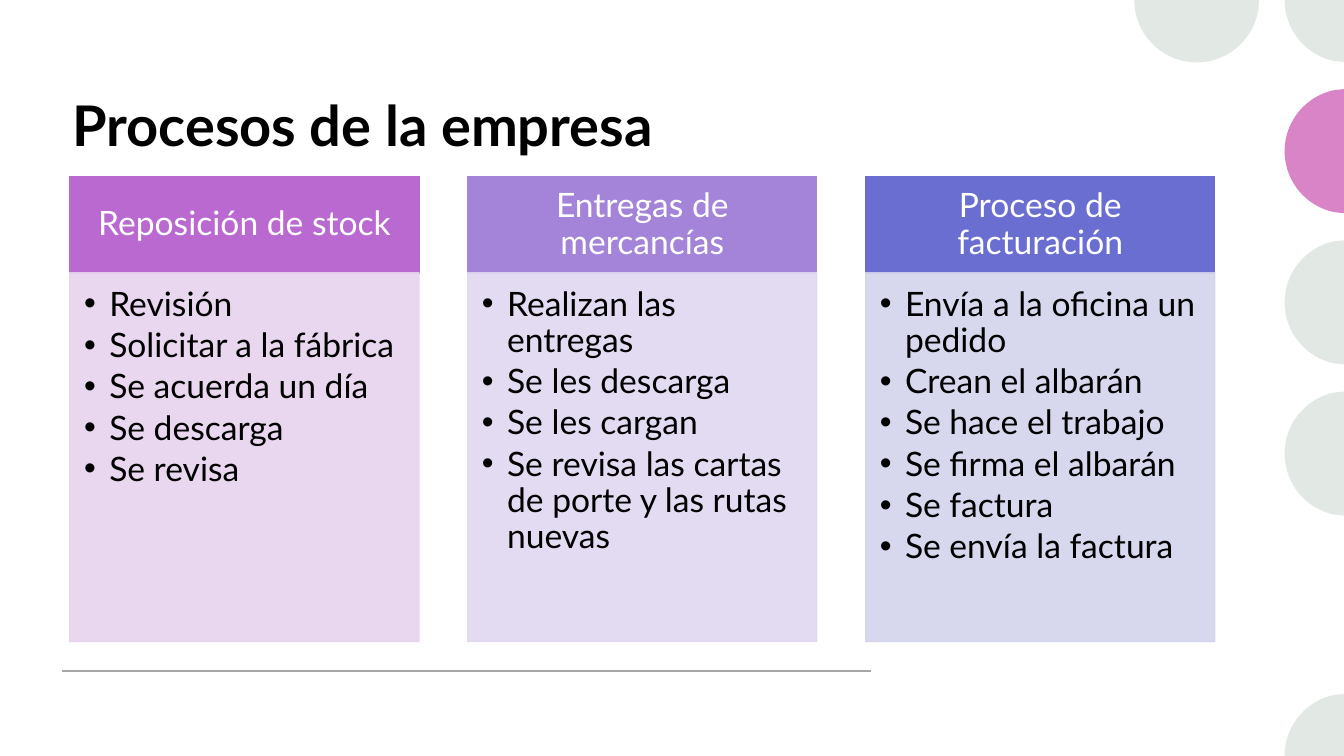
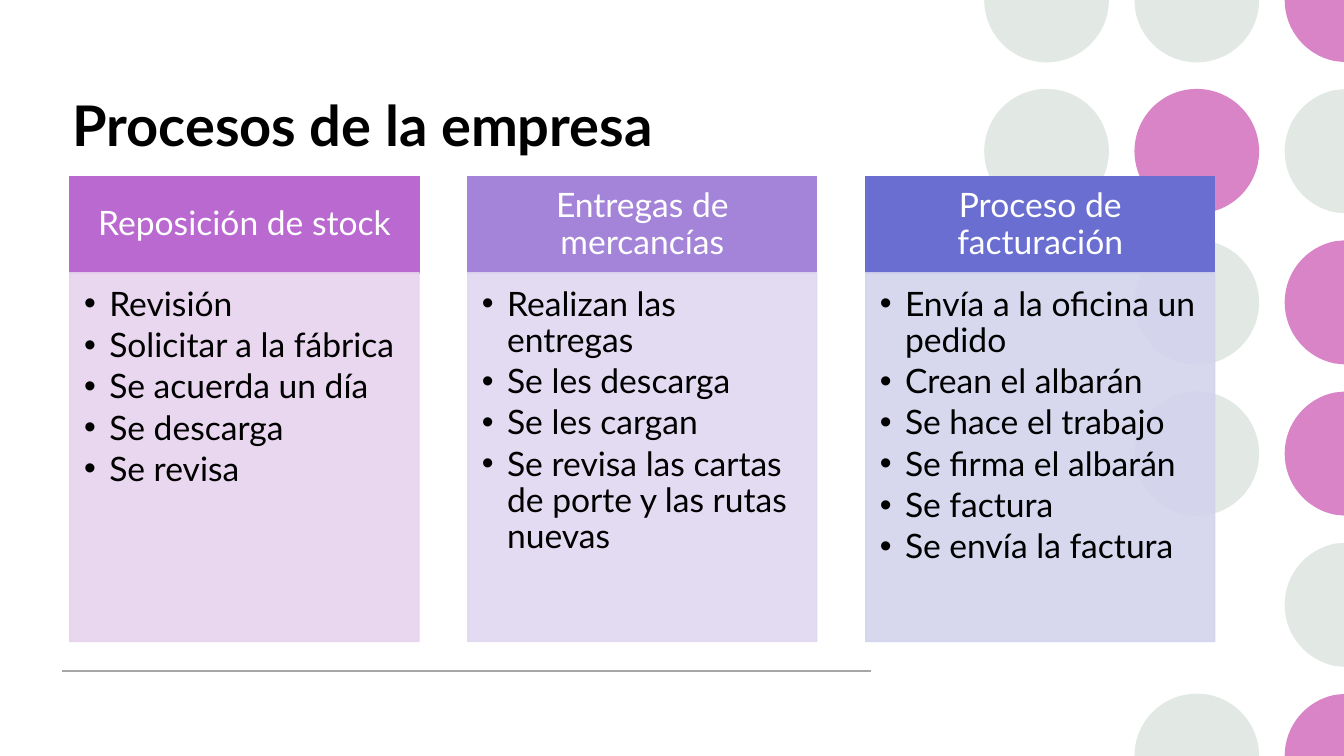
Before and after one commit to fmurciag/Ingenieria-Informatica-UA, a slide deck: slide 13 of cuatris/4/iape/Descubrimiento de la empresa.pptx. Drawn at 1344x756 pixels with LibreOffice and Linux fonts; fonts in the diff are those of the drawing. Boxes give left, top, right and bottom in pixels: in the first picture for what was removed or moved away, otherwise in the second. Text is boxed around its words. In the diff, an @@ line names an element or a change of style, - is before the commit and + after.

```diff
--- a/cuatris/4/iape/Descubrimiento de la empresa.pptx
+++ b/cuatris/4/iape/Descubrimiento de la empresa.pptx
@@ rectangle removed at <box>0,0,1344,756</box> @@
@@ group removed at <box>1285,0,1344,756</box>: 5 freeform shapes @@
@@ group added at <box>984,89,1259,516</box>: 4 ellipses @@
```
Also in this commit, not shown: 7 other slides changed, 2 slides added, 1 slide removed, 4 other files.
